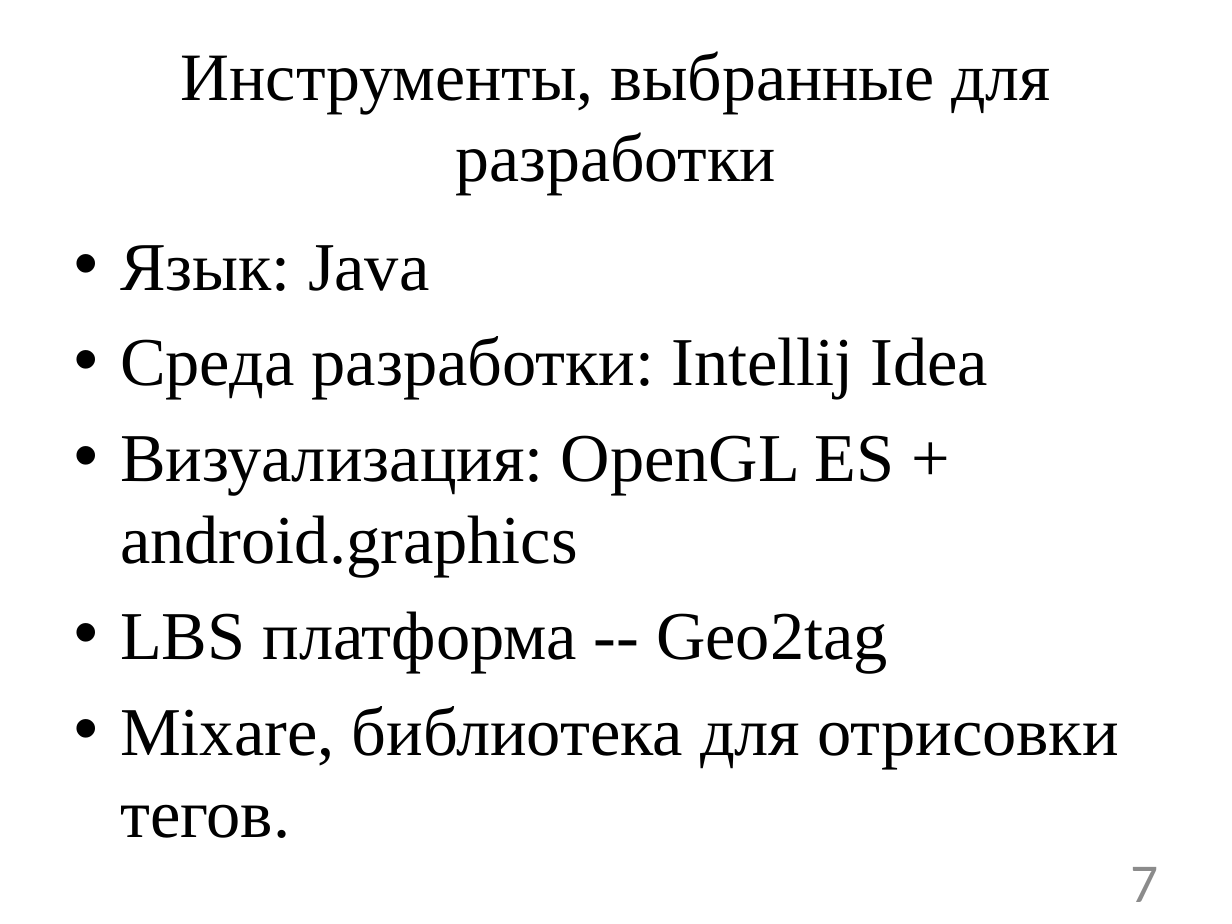
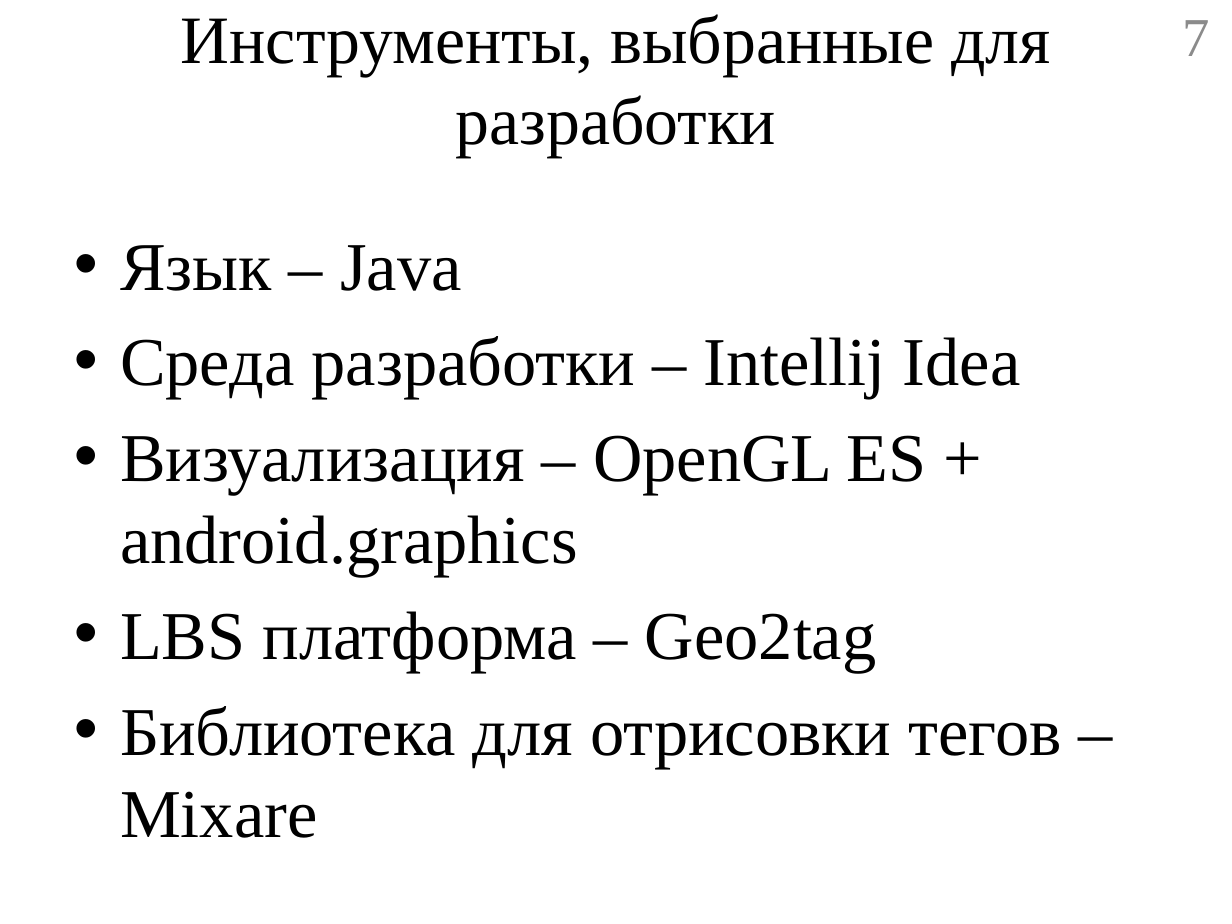
Before and after one commit to geo2tag/geocube, a slide deck: slide 7 of Диплом презентация.pptx. Drawn at 1232x924 pixels with LibreOffice and Linux fonts; fonts in the diff are those of the drawing. Boxes give left, top, right and bottom in pixels: in the first picture for what was removed or moved away, otherwise in the second. Text is boxed around its words. In the diff, an @@ line names an element or a change of style, - is before the commit and + after.

```diff
--- a/Диплом презентация.pptx
+++ b/Диплом презентация.pptx
@@ title "Инструменты, выбранные для разработки": place and size @@
-title "Инструменты, выбранные для разработки" at <box>181,51,1050,194</box>
+title "Инструменты, выбранные для разработки" at <box>181,14,1050,157</box>
@@ page number: place and size @@
-page number at <box>1130,867,1158,902</box>
+page number at <box>1183,20,1210,56</box>
@@ page number at <box>1183,20,1210,56</box>: font Calibri to Times New Roman @@
@@ text at <box>120,245,1062,838</box>: text changed @@
-• Язык: Java
-• Среда разработки: Intellij Idea
-• Визуализация: OpenGL ES + android.graphics
-• LBS платформа -- Geo2tag
-• Mixare, библиотека для отрисовки тегов.
+• Язык – Java
+• Среда разработки – Intellij Idea
+• Визуализация – OpenGL ES + android.graphics
+• LBS платформа – Geo2tag
+• Библиотека для отрисовки тегов – Mixare
```
Also in this commit, not shown: 12 other slides changed, 1 slide added, 3 slides removed, 1 other file.
